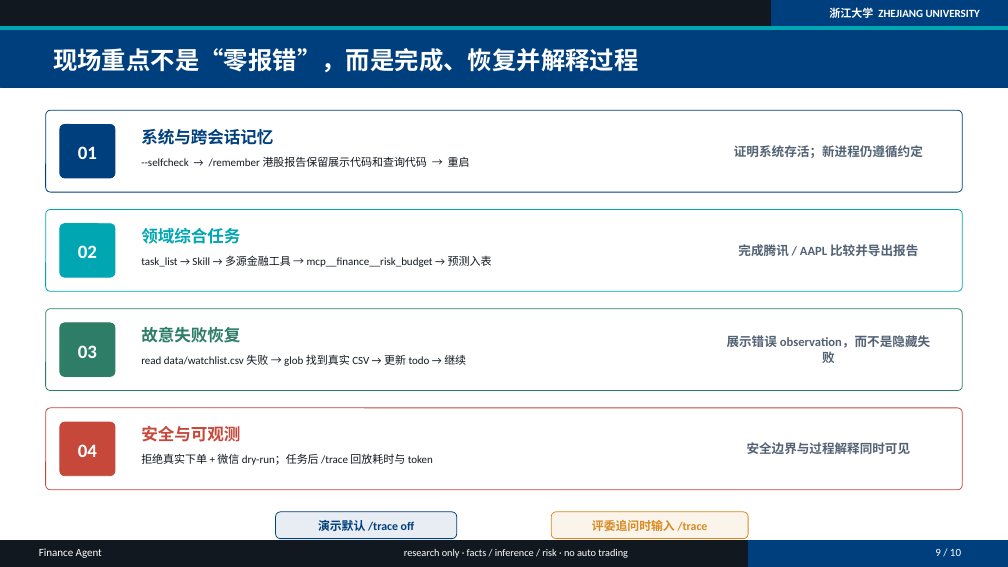
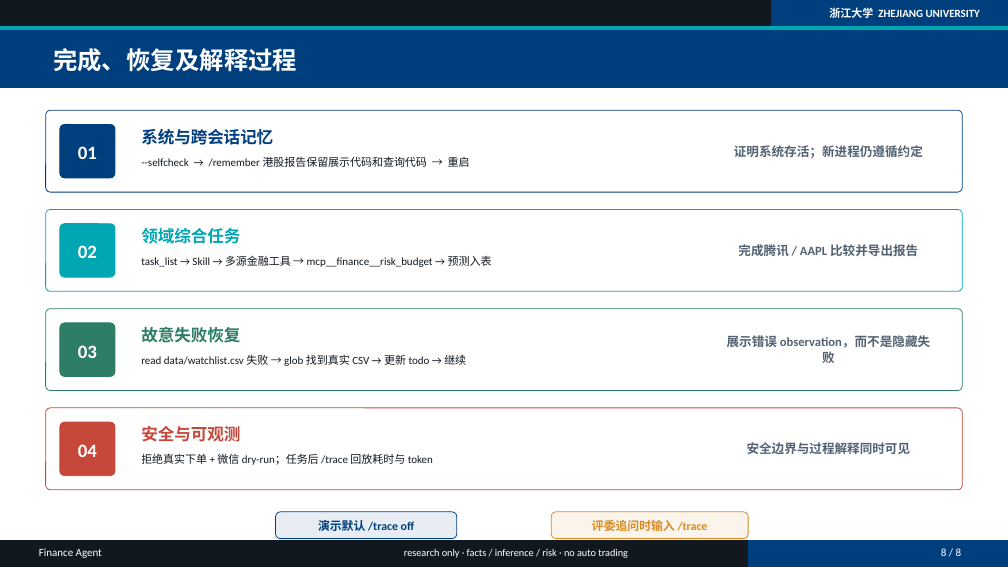
Before and after one commit to nixiakT/finance-agent, a slide deck: slide 8 of finance-agent-presentation-main/Finance-Agent-答辩稿.pptx (slide 9 before the commit). Drawn at 1008x567 pixels with LibreOffice and Linux fonts; fonts in the diff are those of the drawing; background and template pictures are left out. Boxes give left, top, right and bottom in pixels: in the first picture for what was removed or moved away, otherwise in the second. Text is boxed around its words. In the diff, an @@ line names an element or a change of style, - is before the commit and + after.

```diff
--- a/finance-agent-presentation-main/Finance-Agent-答辩稿.pptx
+++ b/finance-agent-presentation-main/Finance-Agent-答辩稿.pptx
@@ text at <box>53,48,297,72</box>: text changed @@
-现场重点不是“零报错”，而是完成、恢复并解释过程
+完成、恢复及解释过程
@@ text at <box>941,548,962,556</box>: text changed @@
-9 / 10
+8 / 8
```
Also in this commit, not shown: 7 other slides changed, 2 slides removed.
